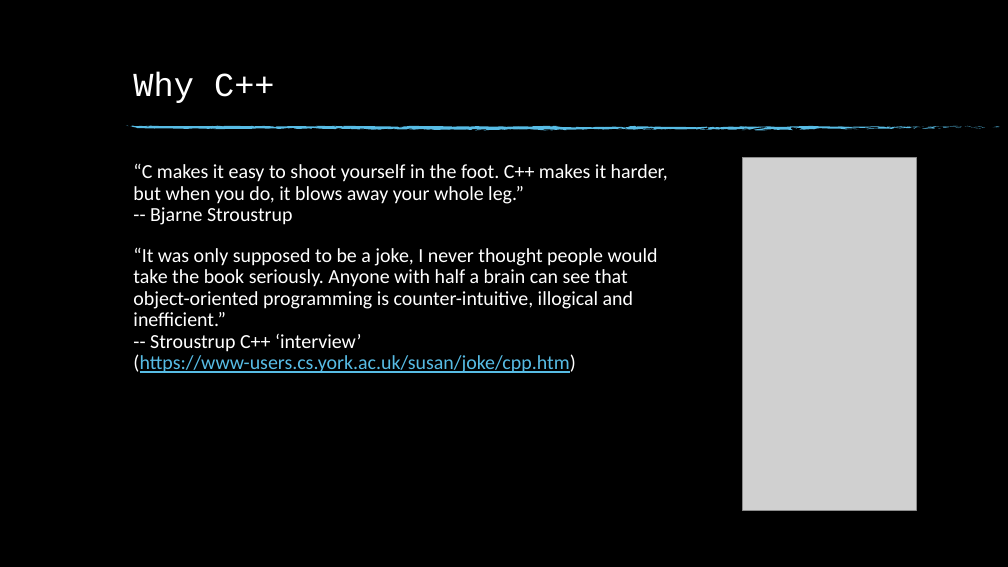
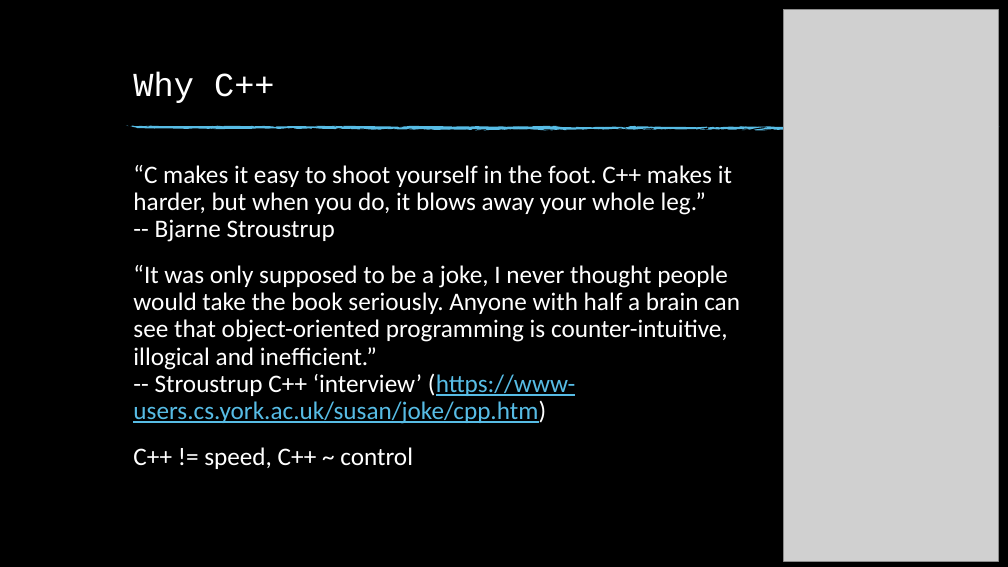
Before and after one commit to fan1x/fan1x.github.io, a slide deck: slide 16 of data/2022-23/cpp/ex02.pptx. Drawn at 1008x567 pixels with LibreOffice and Linux fonts; fonts in the diff are those of the drawing; grey boxes stand for pictures; background and template pictures are left out. Boxes give left, top, right and bottom in pixels: in the first picture for what was removed or moved away, otherwise in the second. Text is boxed around its words. In the diff, an @@ line names an element or a change of style, - is before the commit and + after.

```diff
--- a/data/2022-23/cpp/ex02.pptx
+++ b/data/2022-23/cpp/ex02.pptx
@@ picture added at [784,10,998,561] @@
@@ group removed at [796,126,996,129]: 49 freeform shapes @@
@@ text at [133,165,740,424]: size 19 to 24 pt @@
@@ picture removed at [742,157,916,510] @@
@@ text at [133,447,413,469]: paragraph added @@
+C++ != speed, C++ ~ control
```
Also in this commit, not shown: 15 other slides changed, 5 slides added, 9 slides removed.
